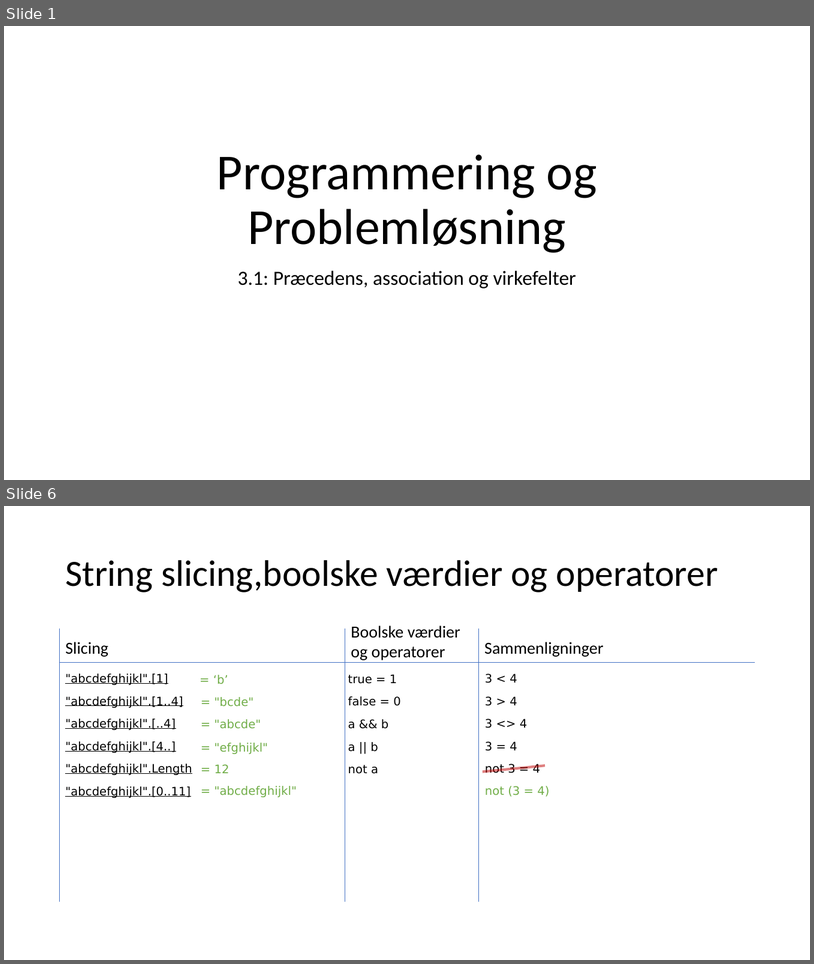
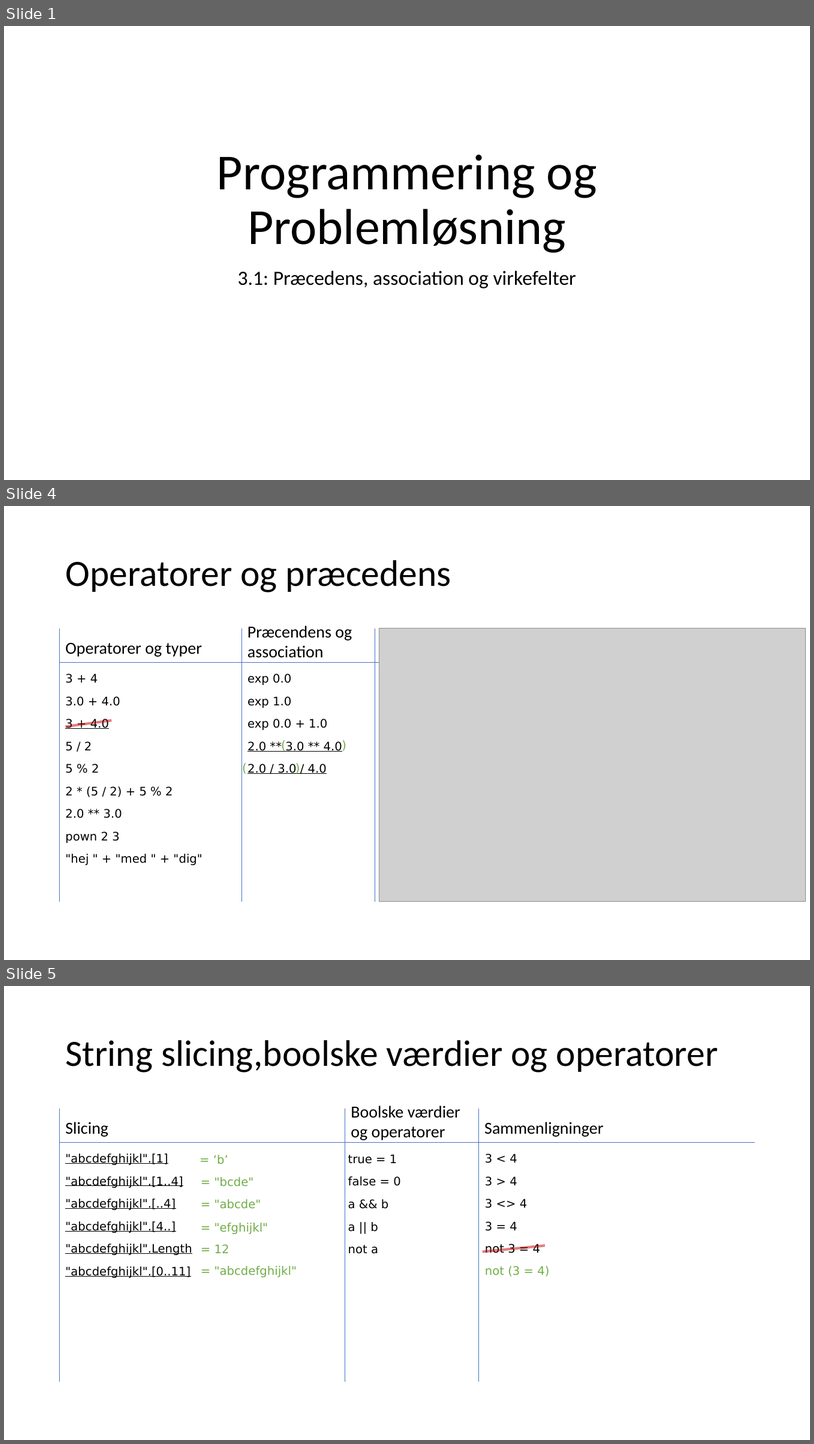
Before and after one commit to fisterloegsovs/pop22, a slide deck: lectures/3.1PrecedenceNKeywords/lecture.pptx. Shown one above the other, each under a label of ours: slides 1 and 6 before the commit, slides 1, 4 and 5 after it; the slides between them are not shown. The pictures are 814x964 and 814x1444 pixels, drawn with LibreOffice and Linux fonts; fonts in the diff are those of the drawing; grey boxes stand for pictures. Boxes give left, top, right and bottom in pixels: in the first picture for what was removed or moved away, otherwise in the second. Text is boxed around its words. In the diff, an @@ line names an element or a change of style, - is before the commit and + after.

```diff
--- a/lectures/3.1PrecedenceNKeywords/lecture.pptx
+++ b/lectures/3.1PrecedenceNKeywords/lecture.pptx
@@ slide 4 added at (x1=4, y1=506, x2=810, y2=960), background #FFFFFF @@
@@ title added at (x1=65, y1=560, x2=452, y2=592), 44 pt, text #000000 @@
+Operatorer og præcedens
@@ line added from (60, 628) to (60, 901), #4472C4 0.5 pt @@
@@ line added from (242, 628) to (242, 901), #4472C4 0.5 pt @@
@@ text added at (x1=248, y1=625, x2=352, y2=658), 20 pt, text #000000 @@
+Præcendens og association
@@ line added from (375, 628) to (375, 901), #4472C4 0.5 pt @@
@@ picture added at (x1=380, y1=628, x2=806, y2=901) @@
@@ line added from (564, 628) to (564, 901), #4472C4 0.5 pt @@
@@ text added at (x1=65, y1=642, x2=202, y2=657), 20 pt, text #000000 @@
+Operatorer og typer
@@ line added from (60, 663) to (755, 663), #4472C4 0.5 pt @@
@@ text added at (x1=65, y1=673, x2=202, y2=865), 14 pt, text #000000 @@
+3 + 4
+3.0 + 4.0
+3 + 4.0
+5 / 2
+5 % 2
+2 * (5 / 2) + 5 % 2
+2.0 ** 3.0
+pown 2 3
+"hej " + "med " + "dig"
@@ text added at (x1=248, y1=673, x2=342, y2=774), 14 pt, text #000000, underline @@
+exp 0.0
+exp 1.0
+exp 0.0 + 1.0
+2.0 ** 3.0 ** 4.0
+2.0 / 3.0 / 4.0
@@ line added from (66, 726) to (111, 720), #C00000 3 pt @@
@@ text added at (x1=276, y1=735, x2=354, y2=755), 14 pt, text #70AD47 @@
+( )
@@ text added at (x1=236, y1=757, x2=308, y2=778), 14 pt, text #70AD47 @@
+( )
@@ what was slide 6 is now slide 5 @@
```
Also in this commit, not shown: 2 slides changed, 1 other slide added, 1 slide removed, 3 other files.
